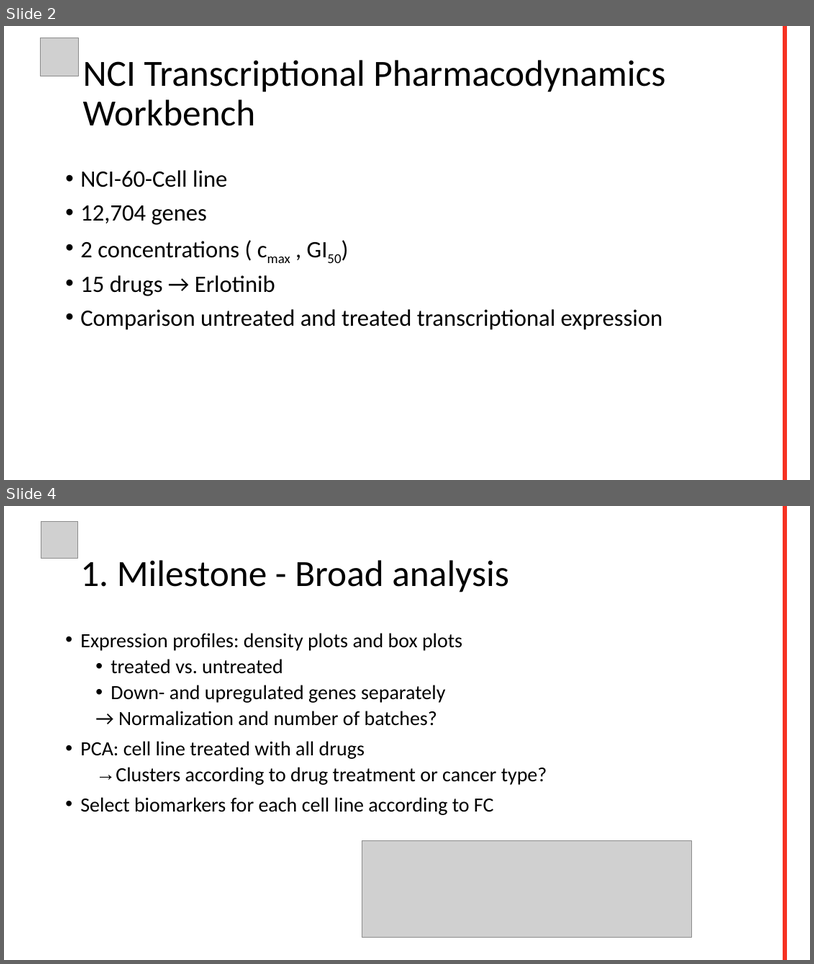
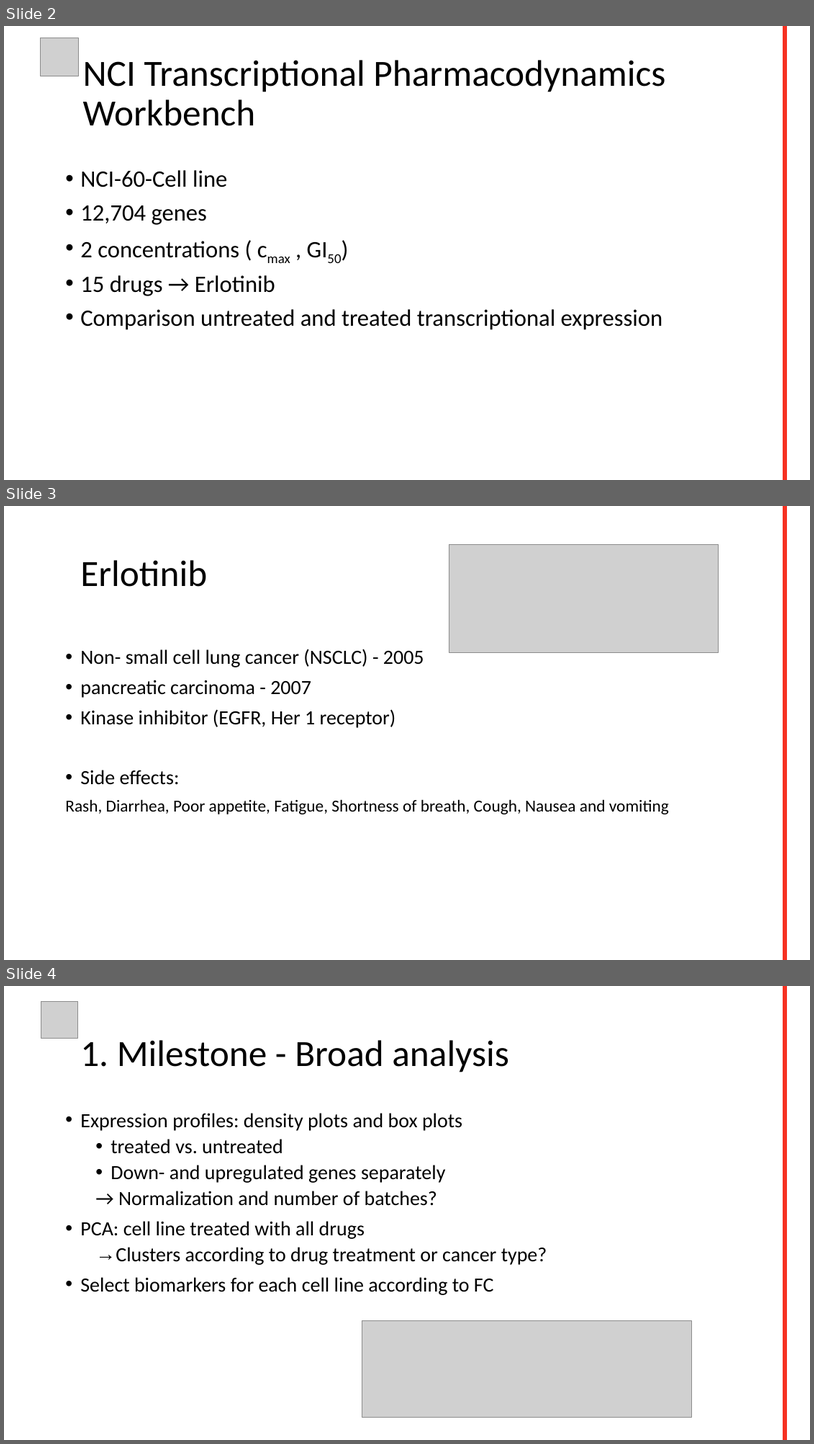
Before and after one commit to datascience-mobi/group-04-project-2-4, a slide deck: Project proposal.pptx. Shown one above the other, each under a label of ours: slides 2 and 4 before the commit, slides 2, 3 and 4 after it; the slides between them are not shown. The pictures are 814x964 and 814x1444 pixels, drawn with LibreOffice and Linux fonts; fonts in the diff are those of the drawing; grey boxes stand for pictures; background and template pictures are left out. Boxes give left, top, right and bottom in pixels: in the first picture for what was removed or moved away, otherwise in the second. Text is boxed around its words. In the diff, an @@ line names an element or a change of style, - is before the commit and + after.

```diff
--- a/Project proposal.pptx
+++ b/Project proposal.pptx
@@ slide 3 added at (x1=4, y1=506, x2=810, y2=960), background #FFFFFF; not listed: 1 template element that a slide beside it also shows @@
@@ picture added at (x1=449, y1=544, x2=718, y2=652) @@
@@ title added at (x1=80, y1=560, x2=207, y2=587), 44 pt, text #000000 @@
+Erlotinib
@@ text added at (x1=65, y1=649, x2=669, y2=814), 24 pt, text #000000 @@
+• Non- small cell lung cancer (NSCLC) - 2005
+• pancreatic carcinoma - 2007
+• Kinase inhibitor (EGFR, Her 1 receptor)
+• Side effects:
+Rash, Diarrhea, Poor appetite, Fatigue, Shortness of breath, Cough, Nausea and vomiting
```
Also in this commit, not shown: 1 slide removed.
